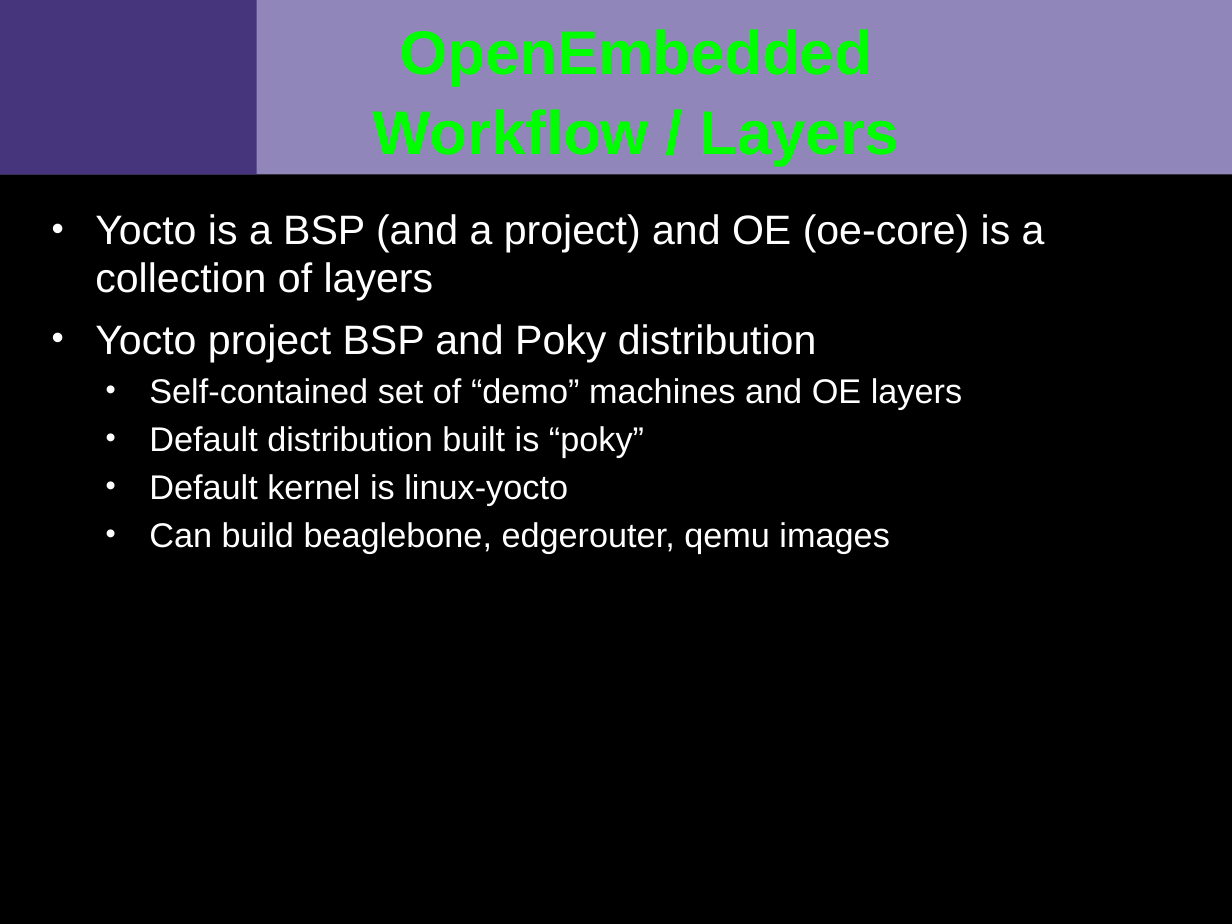
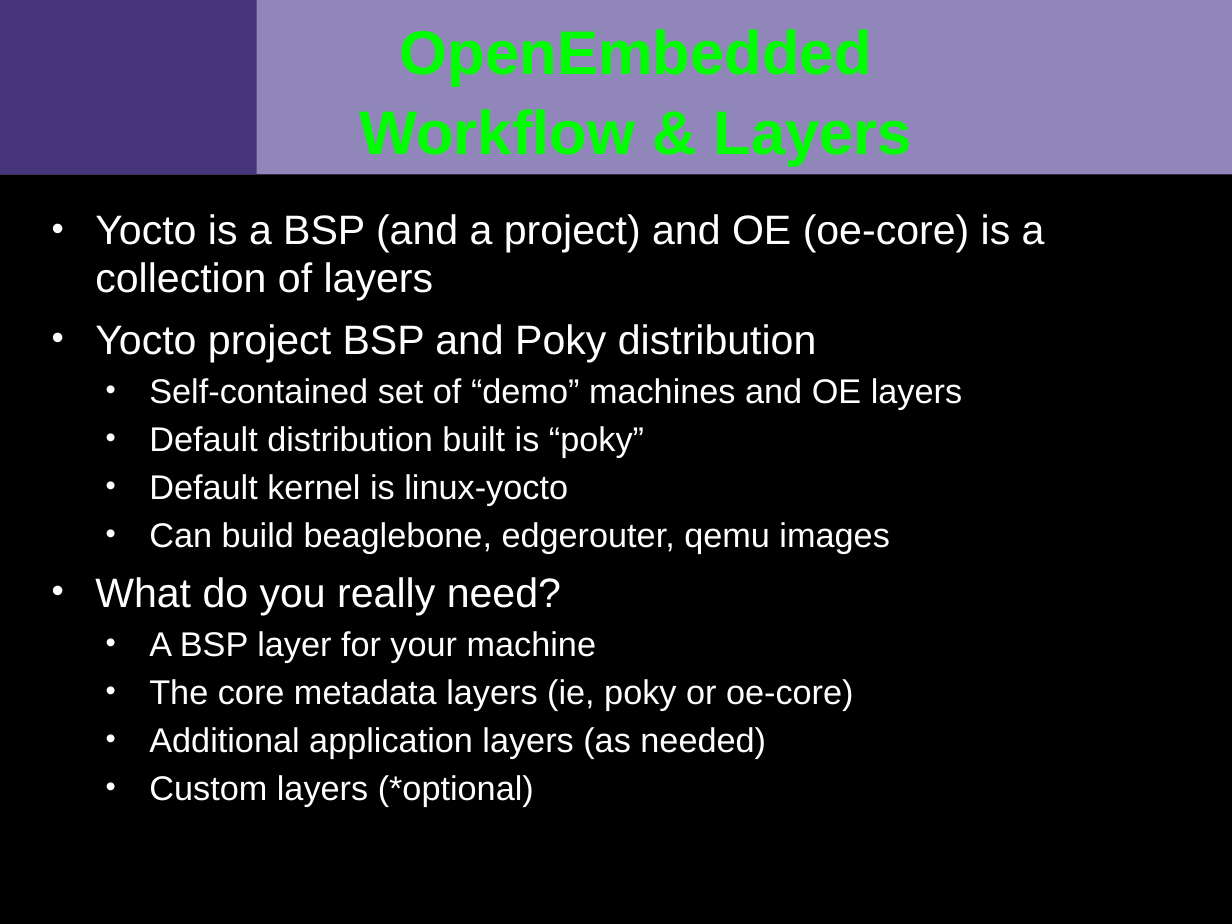
Before and after one commit to VCTLabs/scale13x-presentations, a slide deck: slide 3 of crash-course/yocto_scale_handout.odp. Drawn at 1232x924 pixels with LibreOffice and Linux fonts; fonts in the diff are those of the drawing; background and template pictures are left out. Boxes give left, top, right and bottom in pixels: in the first picture for what was removed or moved away, otherwise in the second. Text is boxed around its words. In the diff, an @@ line names an element or a change of style, - is before the commit and + after.

Commit message:
finished 2 slides on workflow and layers

```diff
--- a/crash-course/yocto_scale_handout.odp
+++ b/crash-course/yocto_scale_handout.odp
@@ title at bbox=[359, 29, 913, 165]: text changed @@
-OpenEmbedded Workflow / Layers
+OpenEmbedded Workflow & Layers
@@ text at bbox=[95, 577, 854, 806]: paragraphs added @@
+• What do you really need?
+  • A BSP layer for your machine
+  • The core metadata layers (ie, poky or oe-core)
+  • Additional application layers (as needed)
+  • Custom layers (*optional)
```
Also in this commit, not shown: 1 slide added, 1 other file.
